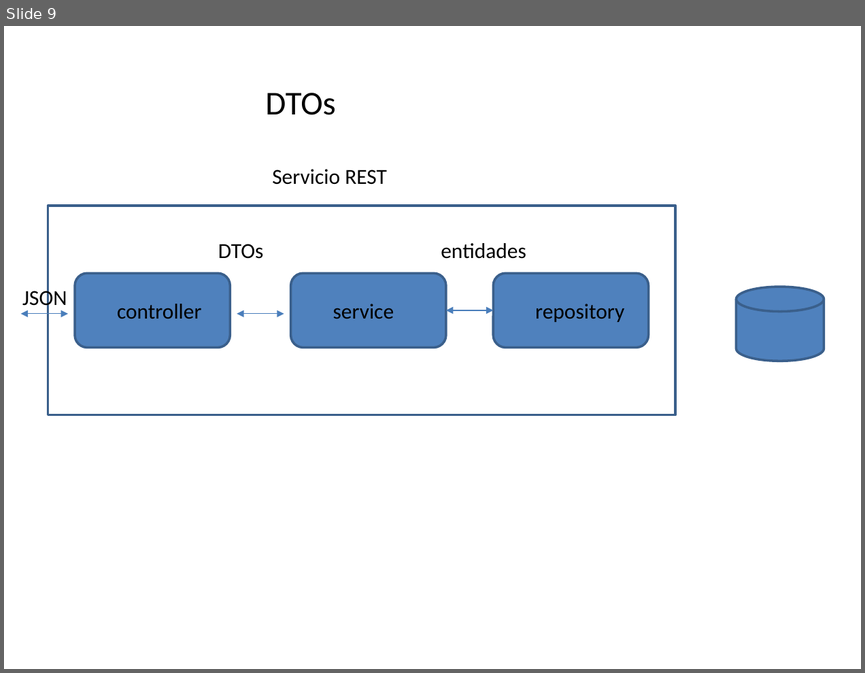
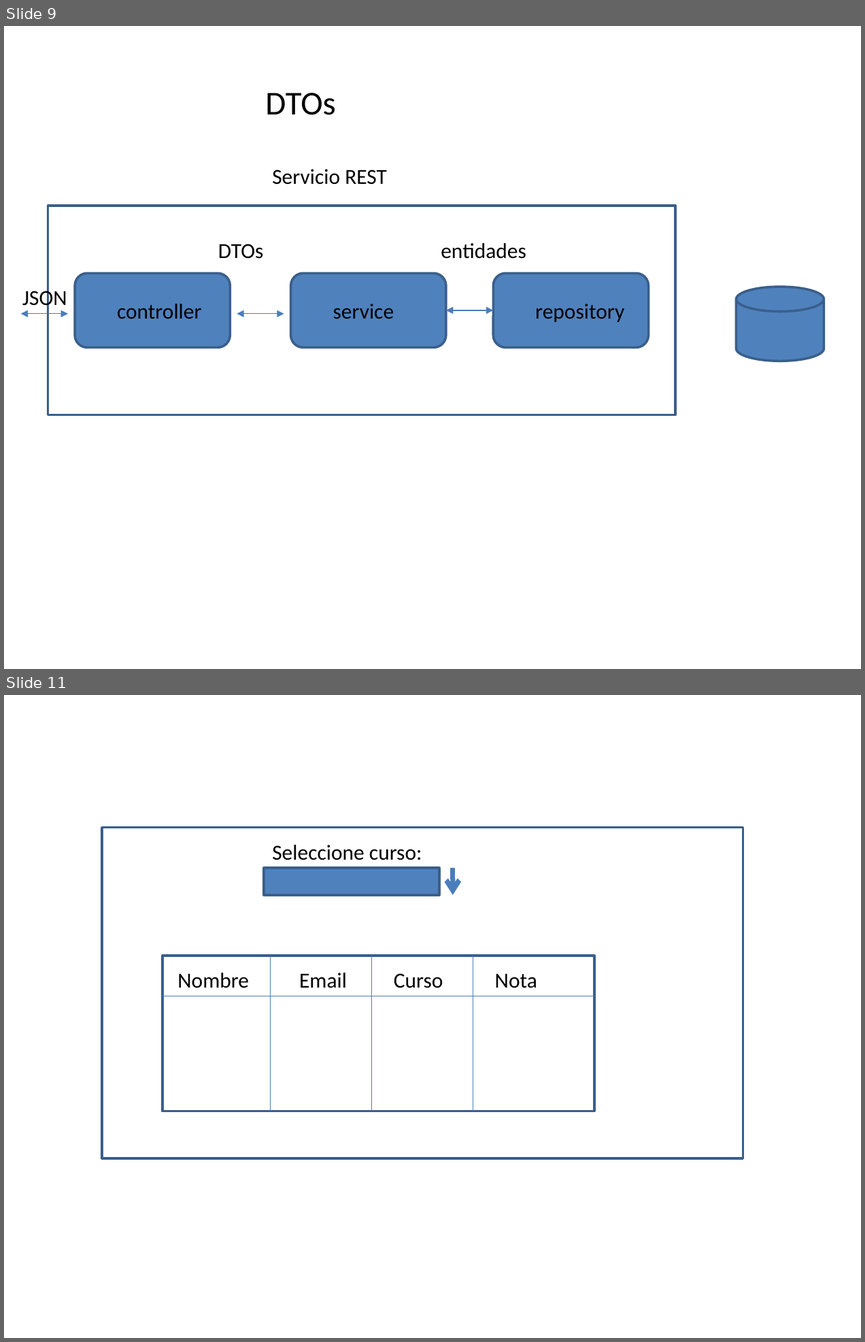
Before and after one commit to amartinsierra/nest2025, a slide deck: pizarra.pptx. Shown one above the other, each under a label of ours: slide 9 before the commit, slides 9 and 11 after it; the slides between them are not shown. The pictures are 865x673 and 865x1342 pixels, drawn with LibreOffice and Linux fonts; fonts in the diff are those of the drawing. Boxes give left, top, right and bottom in pixels: in the first picture for what was removed or moved away, otherwise in the second. Text is boxed around its words. In the diff, an @@ line names an element or a change of style, - is before the commit and + after.

```diff
--- a/pizarra.pptx
+++ b/pizarra.pptx
@@ slide 11 added at box(4, 695, 861, 1338), background #FFFFFF @@
@@ rectangle added at box(102, 828, 742, 1159), outline #3A5F8C 2 pt @@
@@ text added at box(272, 845, 422, 860), 18 pt, text #000000 @@
+Seleccione curso:
@@ rectangle added at box(264, 868, 439, 895), fill #4F81BD, outline #3A5F8C 2 pt @@
@@ arrow added from (453, 868) to (453, 895), #4B7EBC 4 pt @@
@@ rectangle added at box(162, 955, 594, 1110), outline #3A5F8C 2 pt @@
@@ line added from (271, 955) to (271, 1110), #4B7EBC 0.75 pt @@
@@ line added from (372, 955) to (372, 1110), #4B7EBC 0.75 pt @@
@@ line added from (473, 955) to (473, 1110), #4B7EBC 0.75 pt @@
@@ text added at box(177, 972, 249, 988), 18 pt, text #000000 @@
+Nombre
@@ text added at box(299, 972, 347, 988), 18 pt, text #000000 @@
+Email
@@ text added at box(394, 973, 443, 988), 18 pt, text #000000 @@
+Curso
@@ text added at box(495, 973, 537, 988), 18 pt, text #000000 @@
+Nota
@@ line added from (162, 996) to (594, 996), #4B7EBC 0.75 pt @@
```
Also in this commit, not shown: 1 other slide added, 24 other files.
